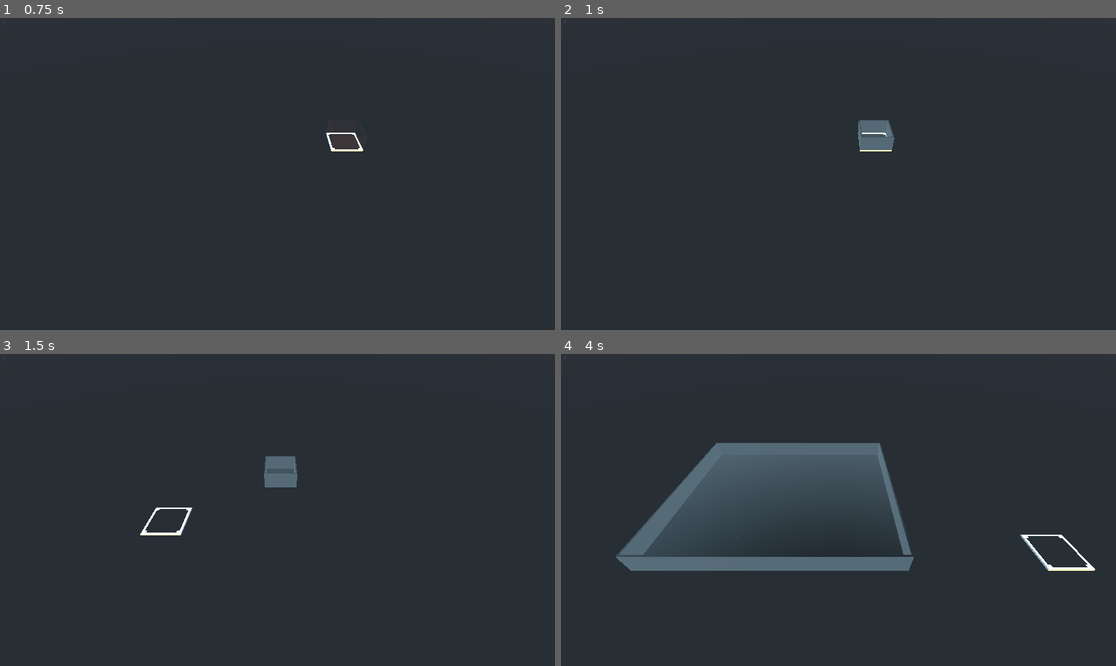
Above: before the commit, frames 1-4 (two rows, left to right).
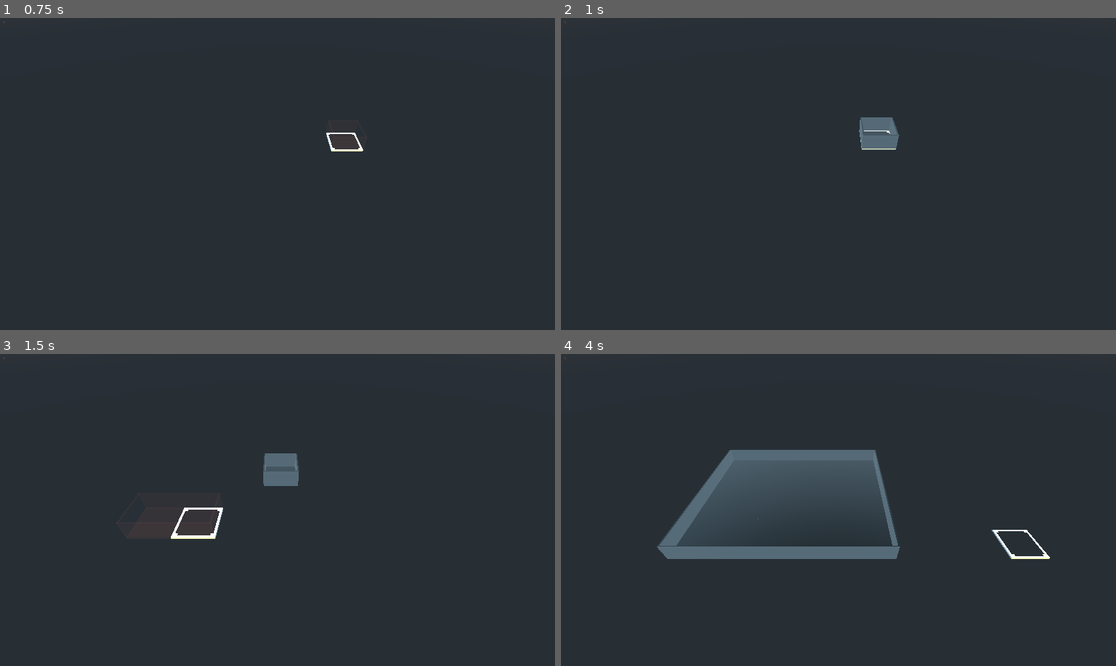
Above: after the commit, the same moments.

Repository: newnoiseworks/TowerStory
Game: Godot game, scene res://Scenes/building/building.tscn
Two runs of this game, one before a commit and one after it. Both use one fixed random seed, a clock stepped at 60 frames per second and the inputs below.
Inputs (mouse positions are in pixels of both pictures, inside the frame that each line leads up to):
- Up to frame 1 (0.75 s): tap Enter at 0.5 s; move the mouse to (399, 158) at 0.52 s; hold D (move_right) from 0.53 s (still down); hold Middle mouse button (third_button) from 0.53 s (still down); click (399, 158) at 0.67 s
- Up to frame 2 (1 s): keep holding D (move_right); keep holding Middle mouse button (third_button); tap Mouse wheel up (zoom_in) at 0.8 s
- Up to frame 3 (1.5 s): release D (move_right) at 1.25 s; release Middle mouse button (third_button) at 1.25 s; drag from (166, 525) to (249, 572) at 1.27 s
- Up to frame 4 (4 s): move the mouse to (894, 441) at 2.02 s; hold D (move_right) 2.03-2.75 s; hold Middle mouse button (third_button) 2.03-2.75 s; tap Mouse wheel down (zoom_out) at 2.1, 3.8 s; click (894, 441) at 2.17 s; drag from (810, 572) to (672, 463) at 2.77 s; move the mouse to (1005, 556) at 3.52 s; hold A (move_left) from 3.53 s (still down); right-click (1005, 556) at 3.6 s; click (1005, 556) at 3.67 s

Frame 1 is identical in both runs. In frame 2, 0.3% of the frame differs, in the area x 53-61%, y 31-43%; in frame 3, 0.6%; in frame 4, 7.5%, in the area x 9-97%, y 28-70%.
Error before the commit: Invalid call. Nonexistent function 'is_action_just_released' in base 'InputEventKey'. (res://scenes/camera_gimbal/camera_gimbal.gd:35)

Commit message:
non crashy vars outside of test

Diff:
--- a/Scenes/camera_gimbal/camera_gimbal.gd
+++ b/Scenes/camera_gimbal/camera_gimbal.gd
@@ -32,13 +32,13 @@
 
 
 func _unhandled_input(event):
-	if event.is_action_just_released("zoom_in"):
+	if inputter.is_action_just_released("zoom_in"):
 		target_zoom -= camera_zoom_tick
 
-	if event.is_action_just_released("zoom_out"):
+	if inputter.is_action_just_released("zoom_out"):
 		target_zoom += camera_zoom_tick
 
-	if event is InputEventMouseMotion and event.is_action_pressed("third_button"):
+	if event is InputEventMouseMotion and inputter.is_action_pressed("third_button"):
 		inner_gimbal.rotate_x(PI * event.relative.y * inner_gimbal_rotate_speed)
 
 
